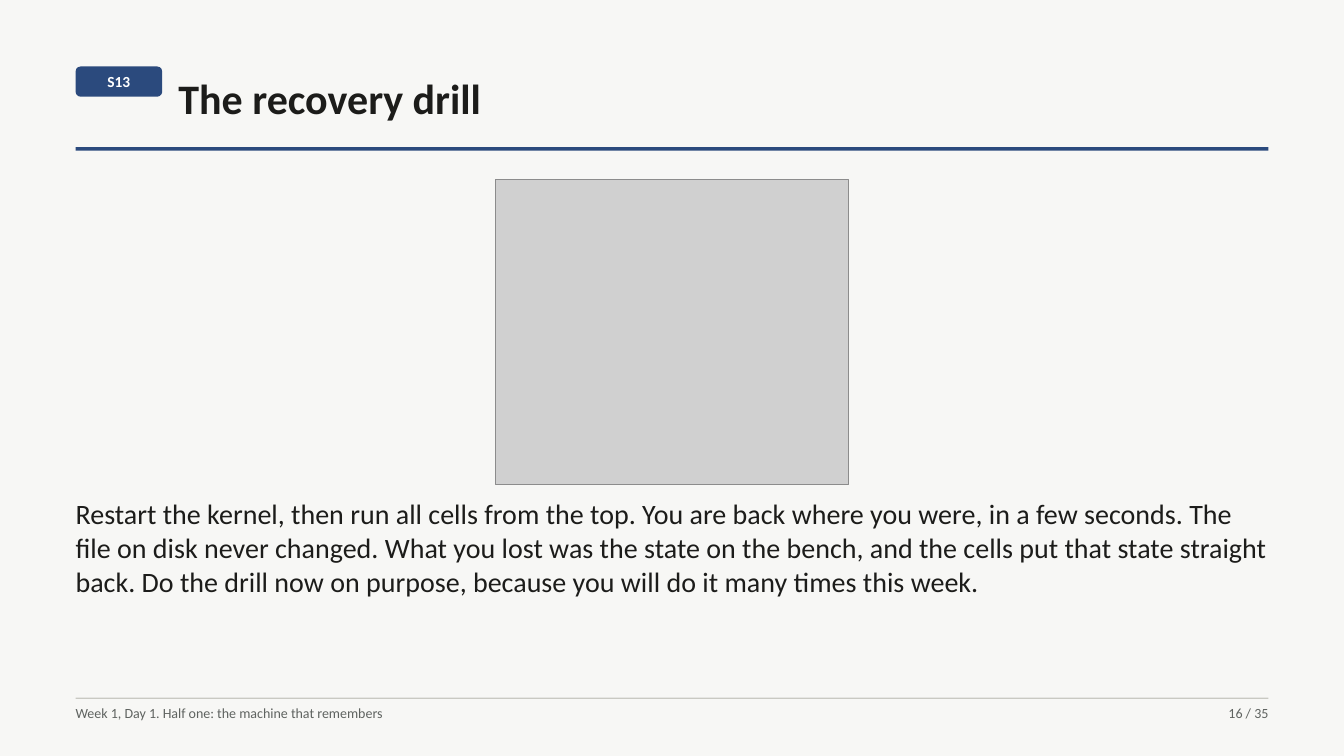
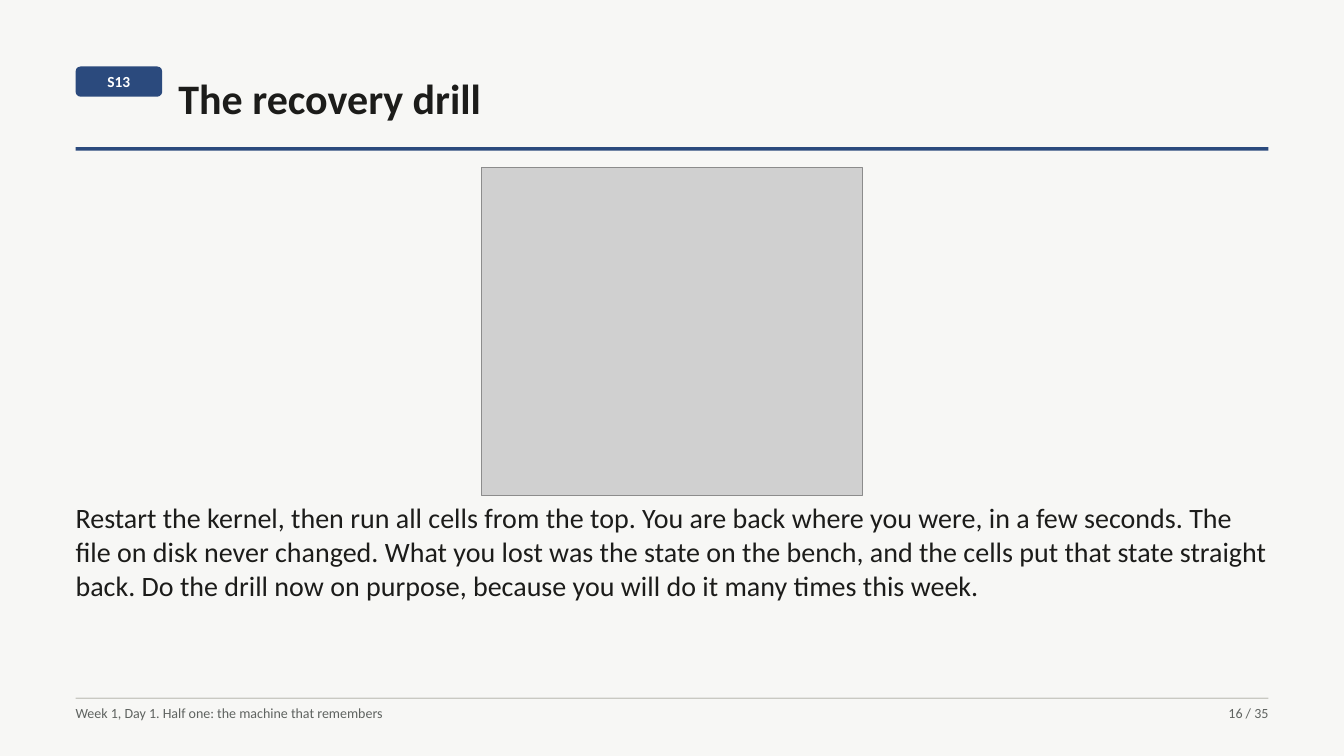
Before and after one commit to fde-academy-lab/c2-content-factory, a slide deck: slide 16 of content/W01/D1/slides/C2_W01_D01_half1_STUDENT.pptx. Drawn at 1344x756 pixels with LibreOffice and Linux fonts; fonts in the diff are those of the drawing; grey boxes stand for pictures. Boxes give left, top, right and bottom in pixels: in the first picture for what was removed or moved away, otherwise in the second. Text is boxed around its words. In the diff, an @@ line names an element or a change of style, - is before the commit and + after.

```diff
--- a/content/W01/D1/slides/C2_W01_D01_half1_STUDENT.pptx
+++ b/content/W01/D1/slides/C2_W01_D01_half1_STUDENT.pptx
@@ picture resized from (x1=495, y1=179, x2=849, y2=485) to (x1=482, y1=167, x2=862, y2=496) @@
@@ text "Restart the kernel, then run ..." moved from (x1=76, y1=504, x2=1266, y2=597) to (x1=76, y1=508, x2=1266, y2=601) @@
```
Also in this commit, not shown: 23 other files.
